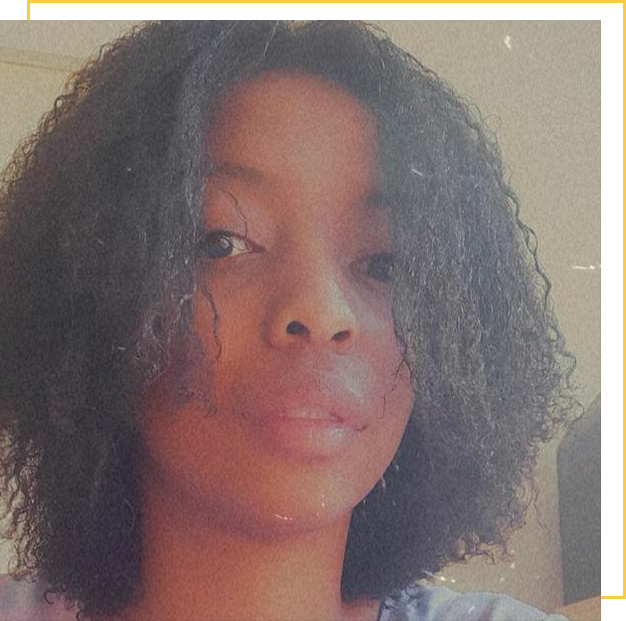
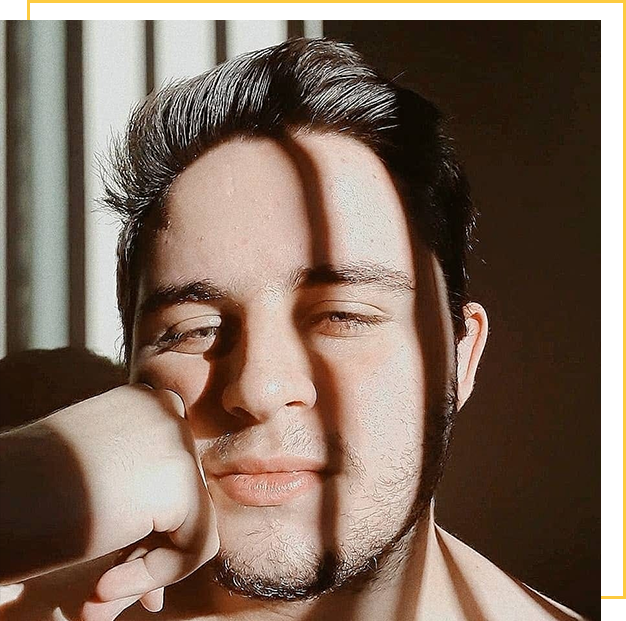
Two versions of the same layered image (626 × 621). Layer-by-layer changes:
renamed "Camada 3" to "Camada 1", painted on it over (x1=0, y1=20, x2=601, y2=621)
